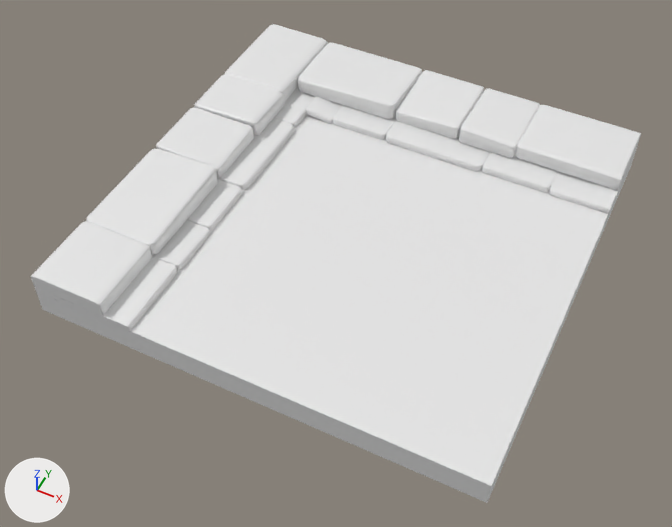
The FBX model Assets/Models/Sewer_Blockout/SM_Floor_4x4_C.fbx: old version first, new version second.
Before and after are seen from a 50 mm lens placed at (0.91, -14.7, 11.83), pointed at (-4.06, -4.76, -0.6). Lighting does not change. The marker at lower left points along +X, +Y and +Z. The first picture is the older version. Where no turn or scale is listed for an object, it has been applied to the vertices.
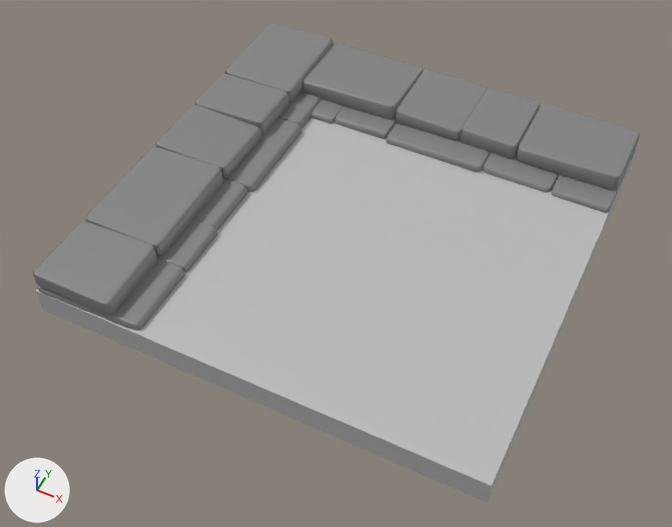
Changed parts and their boxes (x1, y1, x2, y2) in the pictures (672 x 527 px; the box of a moved part takes in the faces that stretch with it):
'polySurface5941', reshaped, recoloured (white to grey)
    before: (30, 24, 641, 503)
    after: (33, 24, 640, 503)
part 1 of me_mesh, moved or reshaped
    before: (298, 42, 422, 119)
    after: (86, 147, 223, 256)
part 2 of me_mesh, moved or reshaped
    before: (30, 24, 641, 332)
    after: (33, 24, 640, 330)
part 3 of me_mesh, recoloured
    both: (33, 24, 640, 329)
part 4 of me_mesh, recoloured (white to grey)
    before: (131, 115, 608, 486)
    after: (36, 118, 637, 486)
part 5 of me_mesh, recoloured
    both: (36, 292, 491, 503)
part 6 of me_mesh, recoloured
    both: (488, 151, 636, 500)

The edits, one by one:
Material 'Floor' (mat_floor) is new.
Its base color is (0.5, 0.5, 0.5) (grey #bcbcbc).
Material 'Brick' (mat_brick) is new.
Its base color is (0.231, 0.231, 0.231) (grey #848484).
me_mesh is used by ob_polysurface5941; location (0.0, 0.0, 0.0).
me_mesh had 1072 vertices, 1032 faces and spanned x -8.0..0.0, y -8.0..0.0, z -0.5..0.49.
me_mesh now has 1072 vertices, 1032 faces and spans x -8.0..0.0, y -8.0..0.03, z -0.5..0.49.
me_mesh part 1: the loose piece of 56 vertices spanning x -6.59..-4.44, y -1.53..-0.02, z 0.11..0.48 is multiplied about its middle by the matrix ((0.0, -1.025, 0.0), (1.0, 0.0, 0.0), (0.0, 0.007, 1.0)), then moved by (-1.71, -4.74, 0.02).
me_mesh part 2: 1008 of 1072 vertices moved; they spanned x -8.0..0.0, y -8.0..-0.02, z -0.04..0.49 and now span x -8.0..-0.01, y -8.0..0.03, z -0.05..0.49; mean shift (0.12, 0.28, 0.0); largest move (-2.37, -0.02, 0.1) -> (-8.0, -7.95, 0.07).
me_mesh part 3: 1026 of the faces centred in x -8.0..0.0, y -8.0..-0.02, z -0.03..0.47 switch from mat_openpbr_shader1 (white #e7e7e7) to mat_brick (grey #848484).
me_mesh part 4: all 2 faces centred in x -4.0, y -4.0, z -0.5..0.0 switch from mat_openpbr_shader1 (white #e7e7e7) to mat_floor (grey #bcbcbc).
me_mesh part 5: the 1 face centred in x -4.0, y -8.0, z -0.25 switches from mat_openpbr_shader1 (white #e7e7e7) to mat_floor (grey #bcbcbc).
me_mesh part 6: the 1 face centred in x 0.0, y -4.0, z -0.25 switches from mat_openpbr_shader1 (white #e7e7e7) to mat_floor (grey #bcbcbc).
